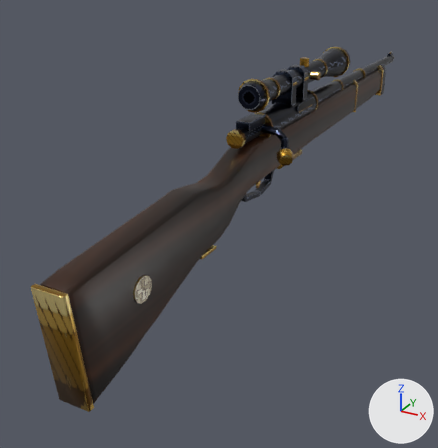
Two versions of the Blender file assets/models/gun/sniper_bolt_base.blend, one commit apart.
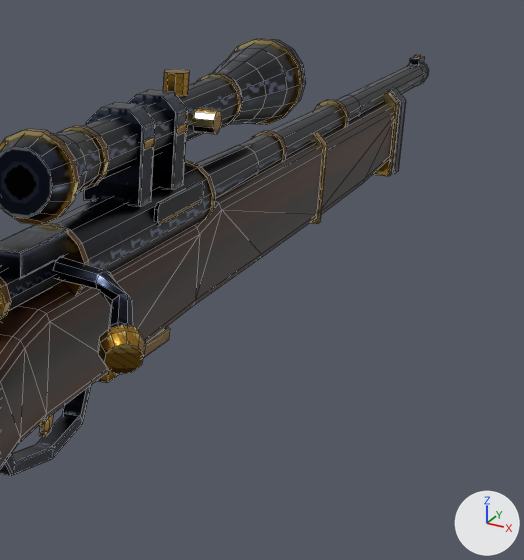
There are two pictures of each version: one whole from a 50 mm lens placed at (0.302, -0.689, 0.236), pointed at (-0.066, -0.019, -0.099), one close up on the part from 55% to 98% of the width and 7% to 52% of the height. Every picture has the same lights, and +X, +Y and +Z are marked at lower right. The last two pictures show the newer version. The close-ups show mesh edges as thin lines.

In view in the first close-up: 'furniture', 'receiver' and 1 more.
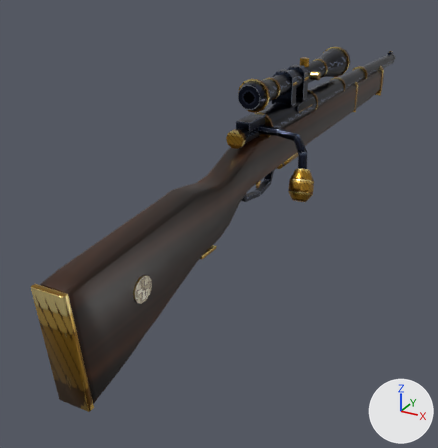
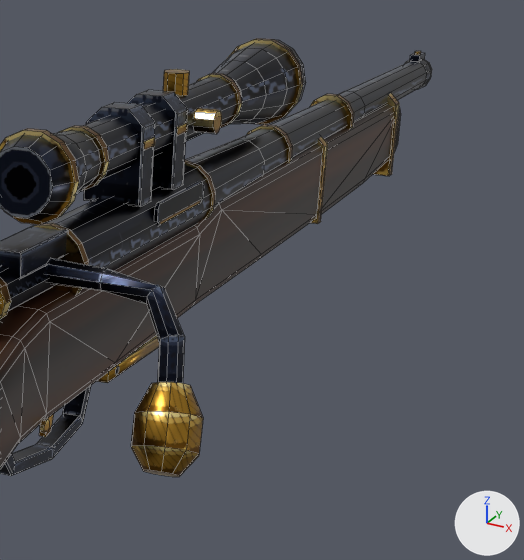
Location of each change, [x1, y1, x2, y2] in pixels of the close-ups (524 x 560 px; the box of a moved part takes in the faces that stretch with it):
'receiver', reshaped: before [0, 38, 429, 476]; after [0, 38, 432, 477]
part 1 of me_receiver, moved or reshaped: before [195, 64, 424, 199]; after [185, 61, 427, 208]
part 2 of me_receiver, moved or reshaped: before [407, 63, 429, 86]; after [405, 59, 432, 89]
part 3 of me_receiver, added: after [247, 125, 293, 164]
part 4 of me_receiver, added: after [311, 94, 354, 129]
part 5 of me_receiver, moved or reshaped: before [409, 56, 425, 65]; after [410, 53, 425, 62]
part 6 of me_receiver, rebuilt: before [53, 256, 132, 329]; after [46, 258, 185, 383]
part 7 of me_receiver, added (brown): after [131, 382, 203, 477]
part 8 of me_receiver, deleted (brown): before [98, 325, 146, 374]
part 9 of me_receiver, deleted: before [314, 99, 349, 127]
part 10 of me_receiver, deleted: before [251, 131, 287, 161]
part 11 of me_receiver, deleted: before [389, 87, 406, 174]
part 12 of me_receiver, moved or reshaped: before [414, 54, 421, 58]; after [415, 51, 421, 54]

The change in detail:
me_receiver is used by ob_receiver; parent ob_sniper_bolt; location (0.0, 0.0, 0.0).
me_receiver had 856 vertices, 602 faces and spanned x -0.023..0.061, y -0.104..0.58, z -0.038..0.113.
me_receiver now has 846 vertices, 598 faces and spans x -0.023..0.092, y -0.108..0.58, z -0.038..0.113.
me_receiver part 1: the loose piece of 48 vertices spanning x -0.012..0.012, y 0.115..0.56, z 0.038..0.062 is scaled about its middle by (1.3, 1, 1.3).
me_receiver part 2: the loose piece of 48 vertices spanning x -0.008..0.008, y 0.56..0.58, z 0.042..0.058 is scaled about its middle by (1.31, 1, 1.31).
me_receiver part 3: a new loose piece, a 12-sided cylinder along y spanning x -0.0141..0.0141, y 0.24..0.245, z 0.0359..0.0641, in mat_sniper_bolt_base (picture img_sniper_bolt_base_albedo_png).
me_receiver part 4: a new loose piece, a 12-sided cylinder along y spanning x -0.0141..0.0141, y 0.36..0.365, z 0.0359..0.0641, in mat_sniper_bolt_base (picture img_sniper_bolt_base_albedo_png).
me_receiver part 5: the loose piece of 8 vertices spanning x -0.003..0.003, y 0.56..0.575, z 0.057..0.061 is moved by (0.0, 0.0, 0.002).
me_receiver part 6: the loose piece of 40 vertices spanning x 0.008..0.053, y -0.079..-0.045, z 0.029..0.057 is rebuilt with 40 vertices and now spans x 0.008..0.079, y -0.088..-0.051, z 0.017..0.058.
me_receiver part 7: a new loose piece of 40 vertices spanning x 0.063..0.092, y -0.108..-0.078, z -0.013..0.025, in mat_sniper_bolt_base (picture img_sniper_bolt_base_albedo_png).
me_receiver part 8: the loose piece of 30 vertices spanning x 0.041..0.061, y -0.089..-0.07, z 0.021..0.041 is deleted.
me_receiver part 9: the loose piece of 24 vertices spanning x -0.011..0.011, y 0.36..0.365, z 0.039..0.061 is deleted.
me_receiver part 10: the loose piece of 24 vertices spanning x -0.011..0.011, y 0.24..0.245, z 0.039..0.061 is deleted.
me_receiver part 11: the loose piece of 20 vertices spanning x -0.017..0.017, y 0.468..0.48, z -0.002..0.053 is deleted.
Part 12, on me_receiver:
6 faces are deleted.
4 vertices in x -0.002..0.002, y 0.565..0.57, z 0.061 move by (0.0, 0.0, 0.004).
6 new faces join them.
